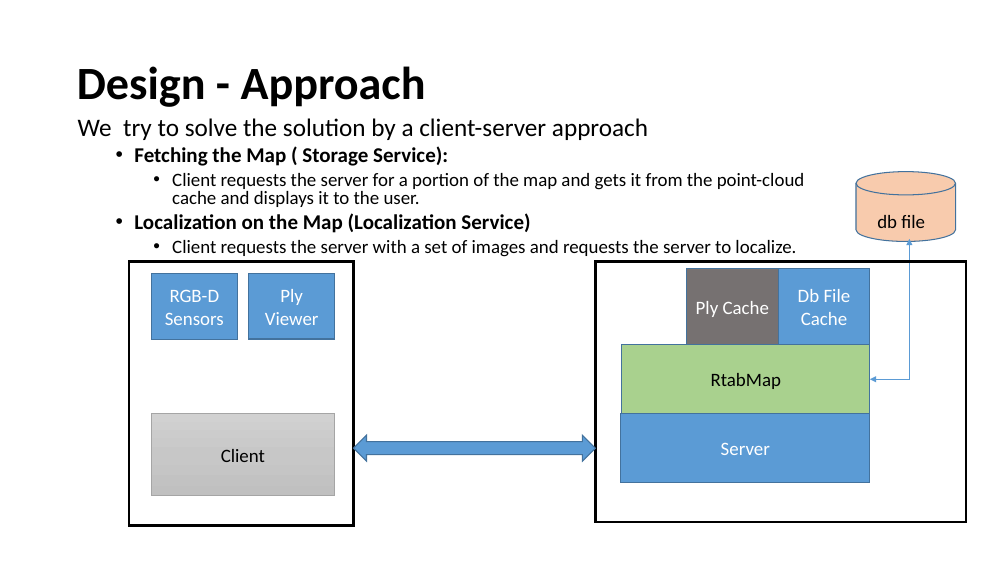
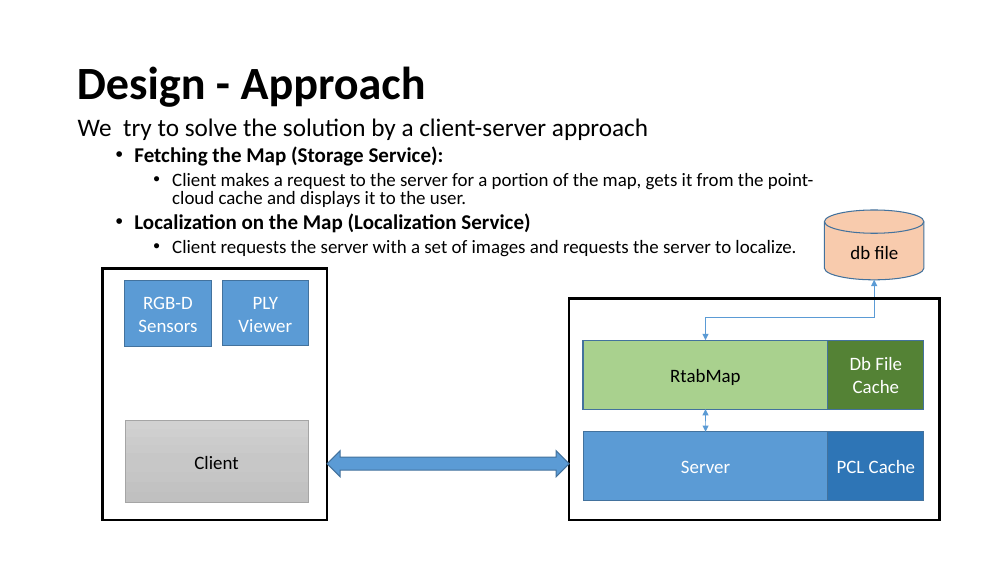
Before and after one commit to venkatsvpr/StorageService, a slide deck: slide 6 of presentation/midSem_Presentation_StorageServices.pptx. Drawn at 1008x567 pixels with LibreOffice and Linux fonts; fonts in the diff are those of the drawing. Boxes give left, top, right and bottom in pixels: in the first picture for what was removed or moved away, otherwise in the second. Text is boxed around its words. In the diff, an @@ line names an element or a change of style, - is before the commit and + after.

```diff
--- a/presentation/midSem_Presentation_StorageServices.pptx
+++ b/presentation/midSem_Presentation_StorageServices.pptx
@@ text at <box>134,146,813,207</box>: text changed @@
-  • Fetching the Map ( Storage Service):
-    • Client requests the server for a portion of the map and gets it from the point-cloud cache and displays it to the user.
+  • Fetching the Map (Storage Service):
+    • Client makes a request to the server for a portion of the map, gets it from the point-cloud cache and displays it to the user.
@@ flow chart magnetic drum: place and size @@
-flow chart magnetic drum at <box>856,172,956,241</box>
+flow chart magnetic drum at <box>824,210,924,280</box>
@@ text "db file": place and size @@
-text "db file" at <box>877,215,925,228</box>
+text "db file" at <box>850,246,899,259</box>
@@ rectangle: place and size @@
-rectangle at <box>129,262,353,526</box>
+rectangle at <box>102,268,327,520</box>
@@ 3 rectangles: place and size @@
-3 rectangles at <box>151,274,335,495</box>
+3 rectangles at <box>125,281,309,502</box>
@@ text in rectangle at <box>238,297,292,332</box>: text changed @@
-Ply Viewer
+PLY Viewer
@@ rectangle: place and size @@
-rectangle at <box>596,262,966,522</box>
+rectangle at <box>569,299,940,520</box>
@@ elbow double arrow moved from (870, 380) - (910, 239) to (706, 340) - (874, 280) @@
@@ rectangle "RtabMap": place and size @@
-rectangle "RtabMap" at <box>622,345,870,414</box>
+rectangle "RtabMap" at <box>583,340,828,409</box>
@@ rectangle "Db File Cache": place and size @@
-rectangle "Db File Cache" at <box>778,268,870,345</box>
+rectangle "Db File Cache" at <box>828,340,924,409</box>
@@ rectangle "Db File Cache" at <box>828,340,924,409</box>: fill #5B9BD5 to #548235 @@
@@ double arrow added from (706, 432) to (706, 409), #5B9BD5 0.5 pt @@
@@ rectangle "Server": place and size @@
-rectangle "Server" at <box>621,414,870,482</box>
+rectangle "Server" at <box>584,432,829,501</box>
@@ rectangle "PCL Cache": place and size @@
-rectangle "PCL Cache" at <box>687,268,778,345</box>
+rectangle "PCL Cache" at <box>828,432,924,501</box>
@@ rectangle "PCL Cache" at <box>828,432,924,501</box>: fill #767171 to #2E75B6 @@
@@ left right arrow: place and size @@
-left right arrow at <box>354,436,596,461</box>
+left right arrow at <box>327,451,569,476</box>
@@ text in rectangle at <box>837,460,915,473</box>: text changed @@
-Ply Cache
+PCL Cache
```
Also in this commit, not shown: 5 other slides changed, 1 slide added.
